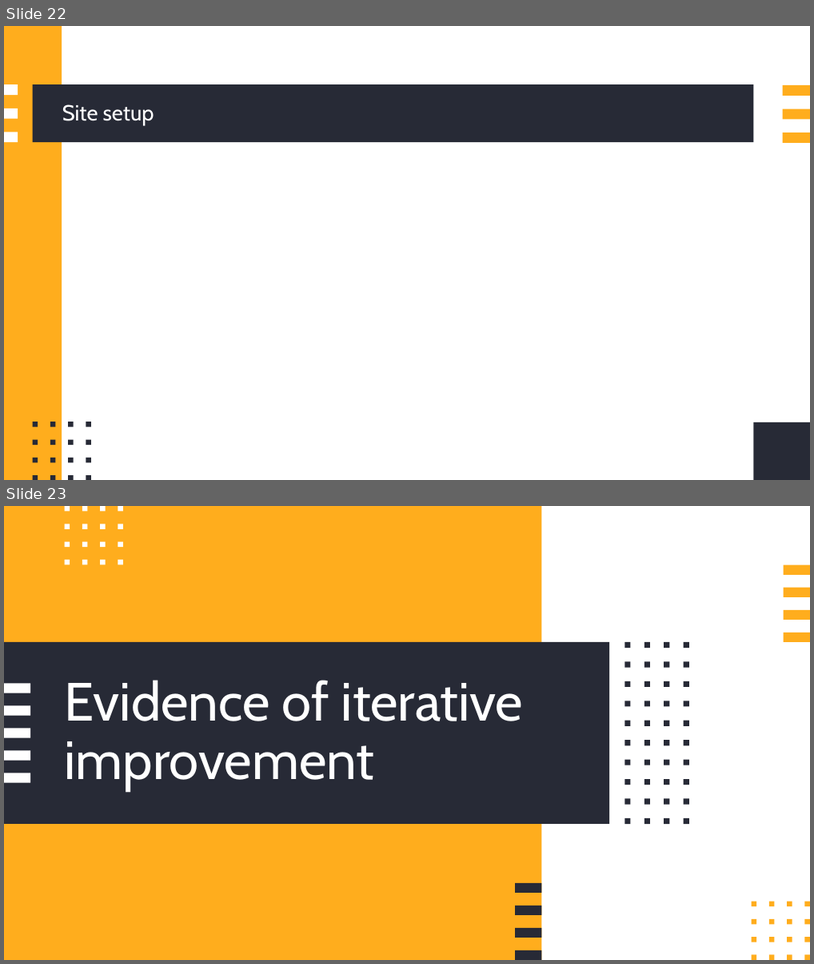
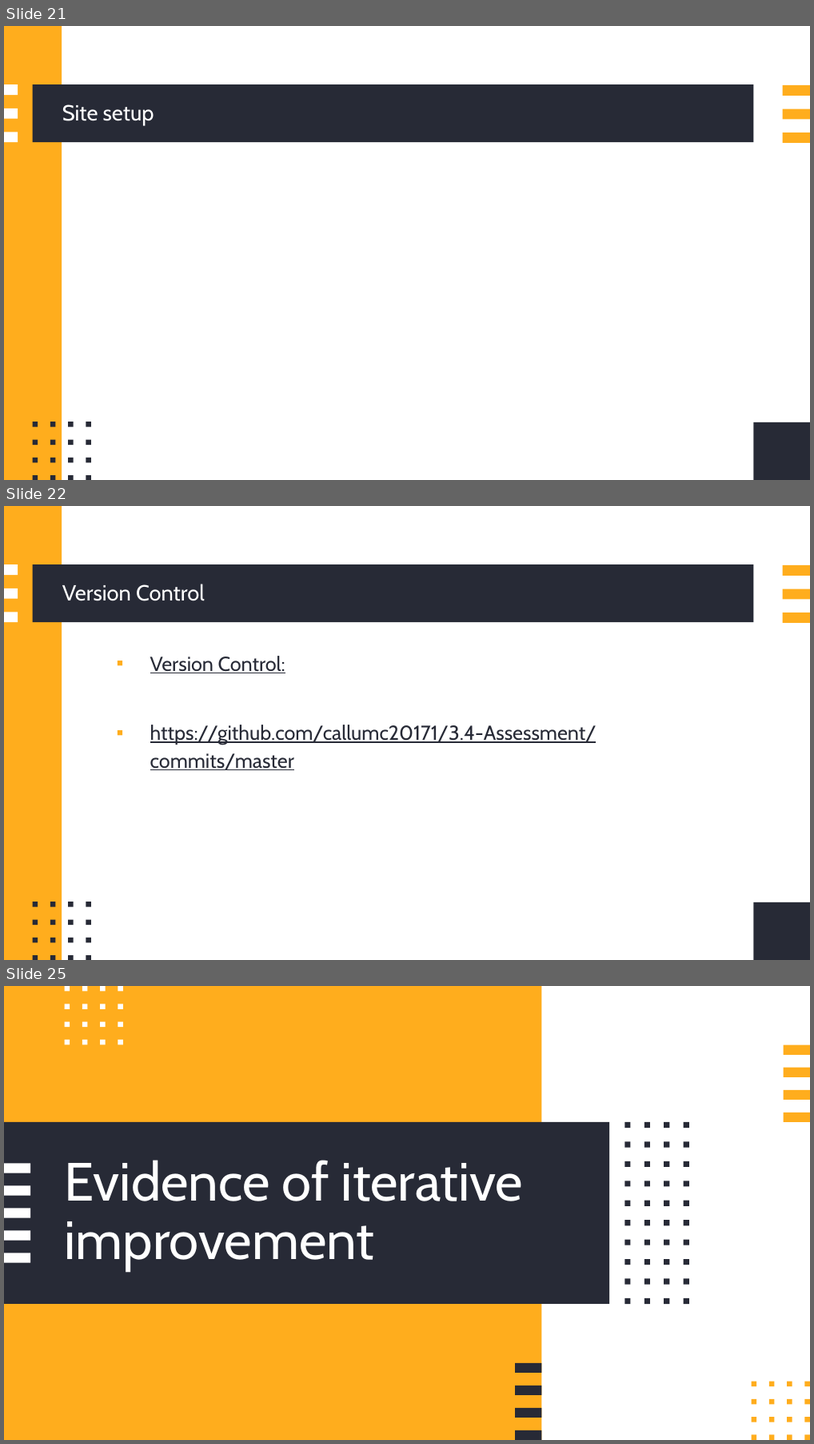
Before and after one commit to callumc20171/3.4-Assessment, a slide deck: 3.4 Assessment Resources/3.4 portfolio - Callum Cooper.pptx. Shown one above the other, each under a label of ours: slides 22 and 23 before the commit, slides 21, 22 and 25 after it; the slides between them are not shown. The pictures are 814x964 and 814x1444 pixels, drawn with LibreOffice and Linux fonts; fonts in the diff are those of the drawing. Boxes give left, top, right and bottom in pixels: in the first picture for what was removed or moved away, otherwise in the second. Text is boxed around its words. In the diff, an @@ line names an element or a change of style, - is before the commit and + after.

```diff
--- a/3.4 Assessment Resources/3.4 portfolio - Callum Cooper.pptx
+++ b/3.4 Assessment Resources/3.4 portfolio - Callum Cooper.pptx
@@ slide 22 added at <box>4,506,810,960</box>, background #FFFFFF; not listed: 25 template elements that a slide beside it also shows @@
@@ title added at <box>62,584,205,601</box>, 26 pt, text #FFFFFF @@
+Version Control
@@ text added at <box>150,656,597,770</box>, 24 pt, text #272A36, underline @@
+▪ Version Control:
+▪ https://github.com/callumc20171/3.4-Assessment/commits/master
@@ what was slide 22 is now slide 21 @@
@@ what was slide 23 is now slide 25 @@
```
Also in this commit, not shown: 2 other slides added, 1 slide removed, 6 other files.
